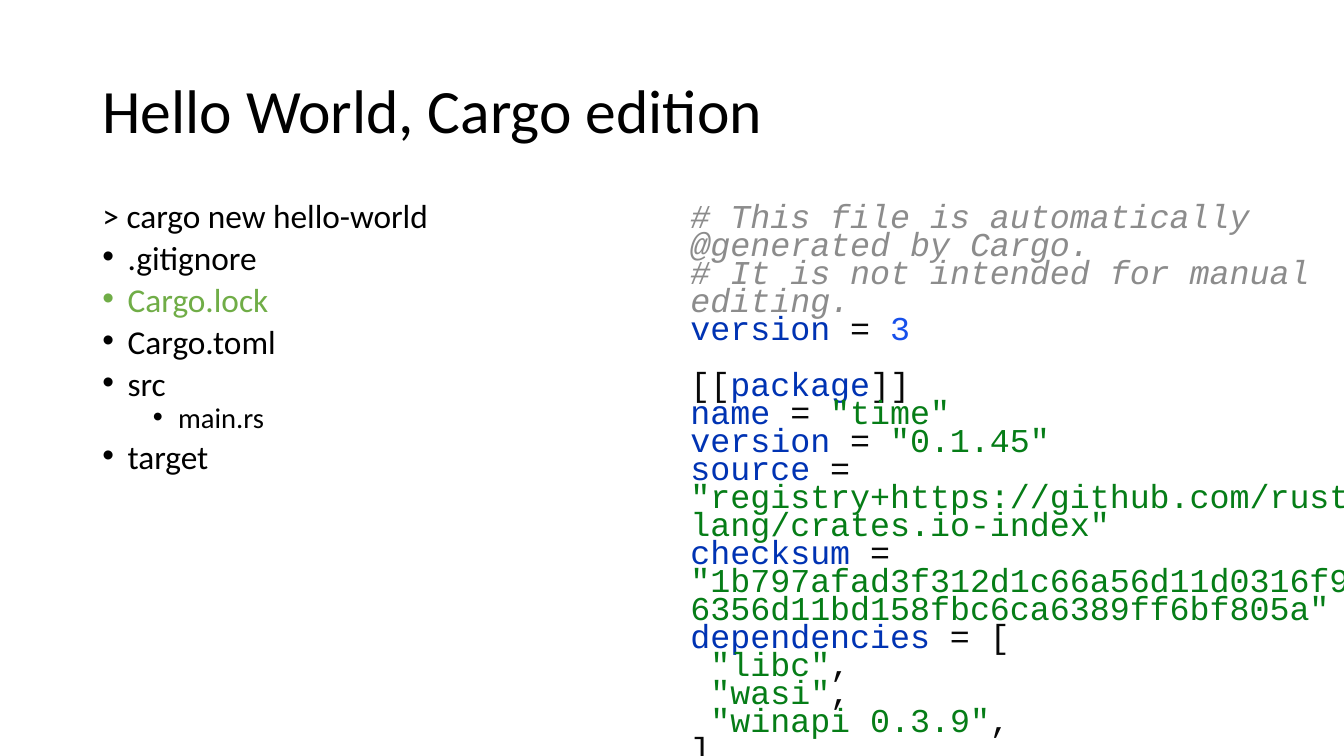
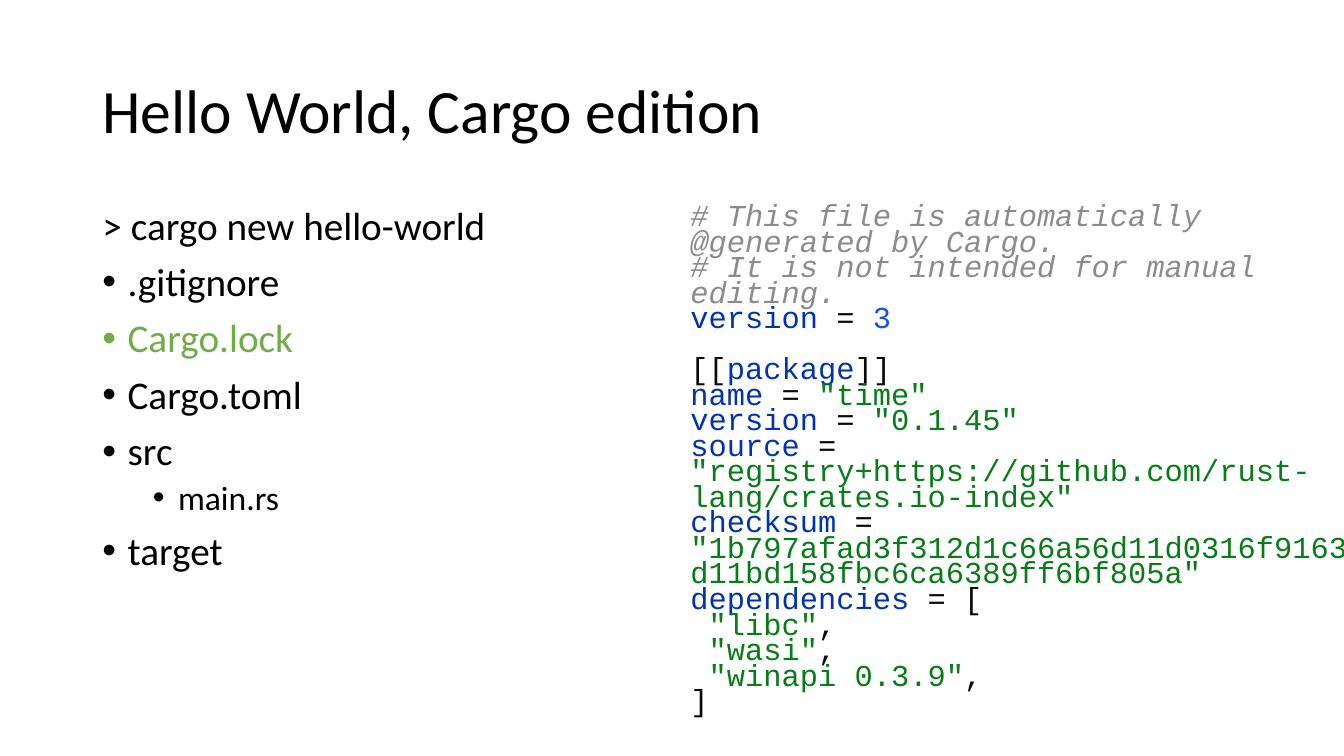
Before and after one commit to kugushev/course-rust-basics, a slide deck: slide 31 of pres/01-Intro.pptx. Drawn at 1344x756 pixels with LibreOffice and Linux fonts; fonts in the diff are those of the drawing. Boxes give left, top, right and bottom in pixels: in the first picture for what was removed or moved away, otherwise in the second. Text is boxed around its words. In the diff, an @@ line names an element or a change of style, - is before the commit and + after.

```diff
--- a/pres/01-Intro.pptx
+++ b/pres/01-Intro.pptx
@@ text "> cargo new hello-world" at (128, 212, 485, 572): size 23.8 to 28 pt in "> cargo new hello-world", ".gitignore", "Cargo.lock", "Cargo.toml" and 2 more places; size 20.4 to 24 pt in "main.rs"; line spacing 0.7 to 0.9 @@
@@ text "# This file is automatically ..." at (690, 204, 1310, 693): size 23.8 to 21.7 pt @@
```
Also in this commit, not shown: 1 other slide changed, 3 slides added, 2 other files.
